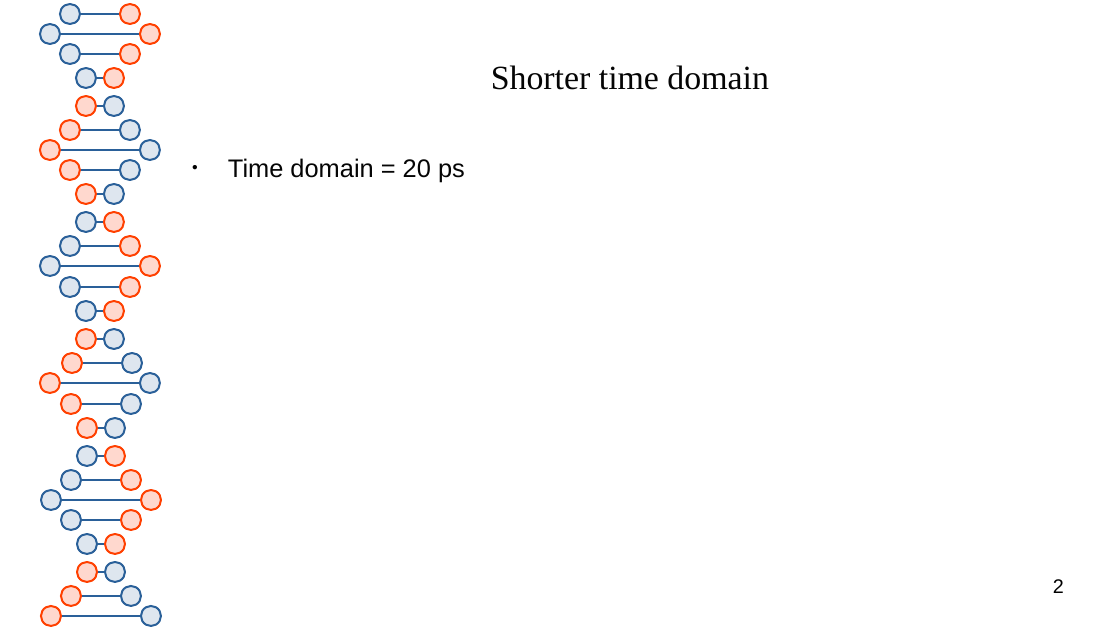
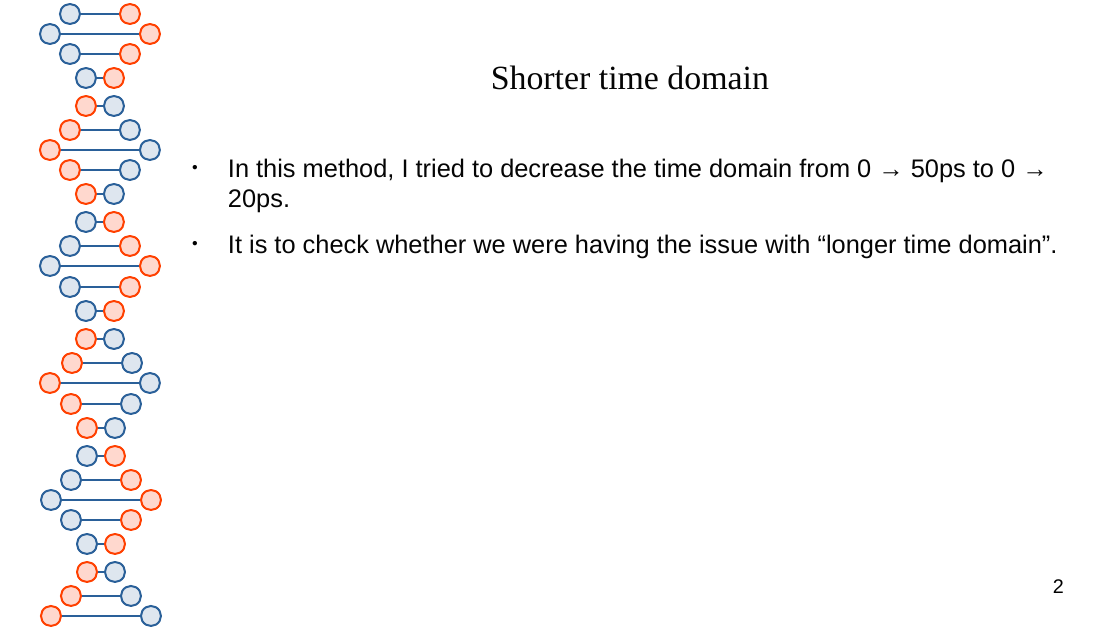
Before and after one commit to thash-jkr/Schrodinger-PINN, a slide deck: slide 2 of meeting/presentation-7_07-04-2025.odp. Drawn at 1120x630 pixels with LibreOffice and Linux fonts; fonts in the diff are those of the drawing. Boxes give left, top, right and bottom in pixels: in the first picture for what was removed or moved away, otherwise in the second. Text is boxed around its words. In the diff, an @@ line names an element or a change of style, - is before the commit and + after.

```diff
--- a/meeting/presentation-7_07-04-2025.odp
+++ b/meeting/presentation-7_07-04-2025.odp
@@ text at [228,158,1058,258]: text changed @@
-● Time domain = 20 ps
+● In this method, I tried to decrease the time domain from 0 → 50ps to 0 → 20ps.
+● It is to check whether we were having the issue with “longer time domain”.
```
Also in this commit, not shown: 4 other slides changed, 6 slides added, 8 slides removed.
